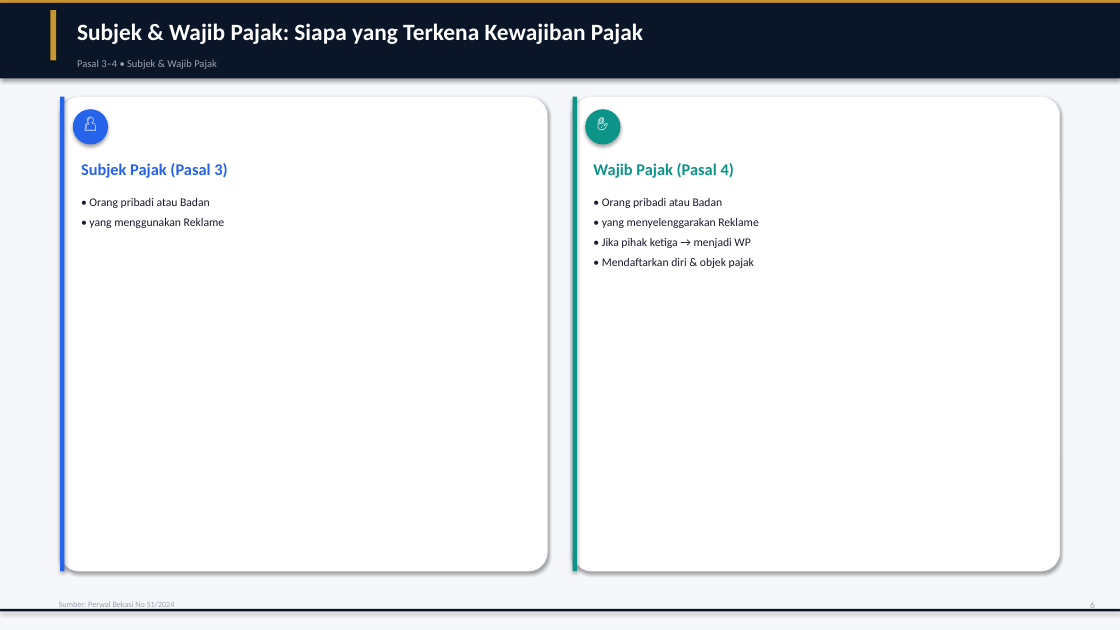
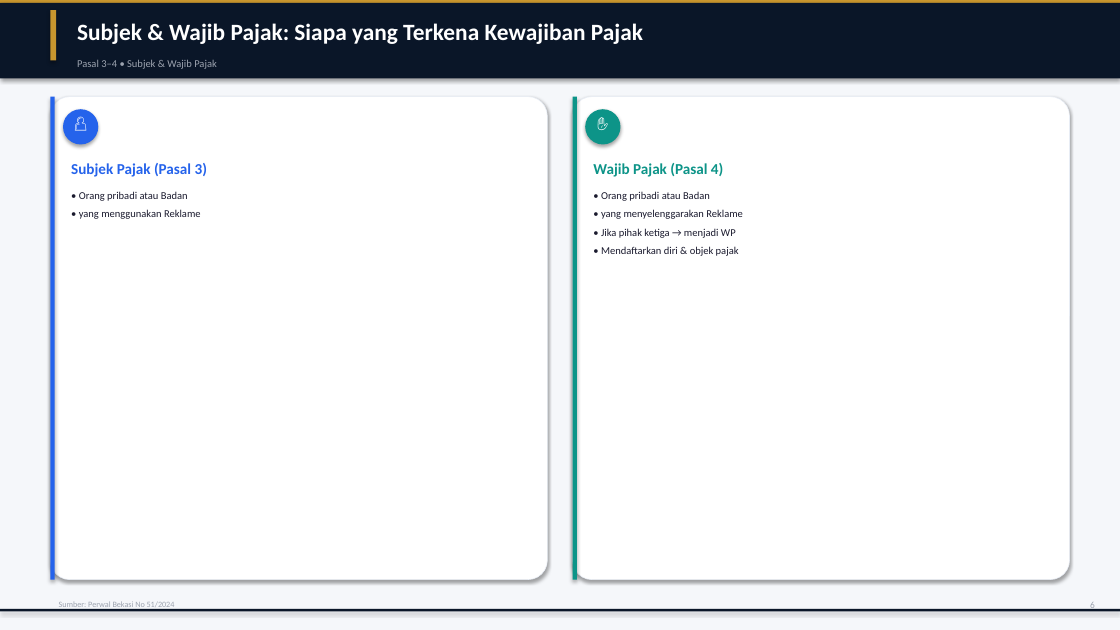
Before and after one commit to rahadiana/coba_ppt, a slide deck: slide 7 of Perwal_Bekasi_51_2024_Pajak_Reklame.pptx. Drawn at 1120x630 pixels with LibreOffice and Linux fonts; fonts in the diff are those of the drawing. Boxes give left, top, right and bottom in pixels: in the first picture for what was removed or moved away, otherwise in the second. Text is boxed around its words. In the diff, an @@ line names an element or a change of style, - is before the commit and + after.

```diff
--- a/Perwal_Bekasi_51_2024_Pajak_Reklame.pptx
+++ b/Perwal_Bekasi_51_2024_Pajak_Reklame.pptx
@@ rounded rectangle resized from (x1=60, y1=97, x2=548, y2=571) to (x1=50, y1=97, x2=548, y2=580) @@
@@ rectangle resized from (x1=60, y1=97, x2=65, y2=571) to (x1=50, y1=97, x2=55, y2=580) @@
@@ ellipse moved from (x1=73, y1=109, x2=108, y2=145) to (x1=63, y1=109, x2=98, y2=145) @@
@@ text "👤" moved from (x1=73, y1=109, x2=108, y2=145) to (x1=63, y1=109, x2=98, y2=145) @@
@@ rectangle resized from (x1=573, y1=97, x2=577, y2=571) to (x1=573, y1=97, x2=577, y2=580) @@
@@ rounded rectangle resized from (x1=573, y1=97, x2=1060, y2=571) to (x1=573, y1=97, x2=1070, y2=580) @@
@@ text "Subjek Pajak (Pasal 3)" moved from (x1=81, y1=163, x2=227, y2=178) to (x1=71, y1=163, x2=207, y2=177) @@
@@ text "Subjek Pajak (Pasal 3)" at (x1=71, y1=163, x2=207, y2=177): size 14 to 13 pt @@
@@ text "Wajib Pajak (Pasal 4)" at (x1=593, y1=163, x2=723, y2=177): size 14 to 13 pt @@
@@ text "• Orang pribadi atau Badan" moved from (x1=89, y1=198, x2=210, y2=208) to (x1=79, y1=191, x2=188, y2=201) @@
@@ text "• yang menggunakan Reklame" moved from (x1=89, y1=218, x2=225, y2=228) to (x1=79, y1=209, x2=201, y2=219) @@
@@ text "• yang menyelenggarakan Reklame" moved from (x1=602, y1=218, x2=759, y2=228) to (x1=601, y1=209, x2=743, y2=219) @@
@@ text "• Jika pihak ketiga → ..." moved from (x1=602, y1=238, x2=750, y2=248) to (x1=601, y1=228, x2=736, y2=238) @@
@@ size 10 to 9 pt in 6 elements at (x1=79, y1=191, x2=188, y2=201), (x1=601, y1=191, x2=710, y2=201), (x1=79, y1=209, x2=201, y2=219), (x1=601, y1=209, x2=743, y2=219), (x1=601, y1=228, x2=736, y2=238), (x1=601, y1=246, x2=739, y2=256) @@
@@ text "• Mendaftarkan diri & objek ..." moved from (x1=602, y1=258, x2=754, y2=268) to (x1=601, y1=246, x2=739, y2=256) @@
```
Also in this commit, not shown: 14 other slides changed, 1 other file.
